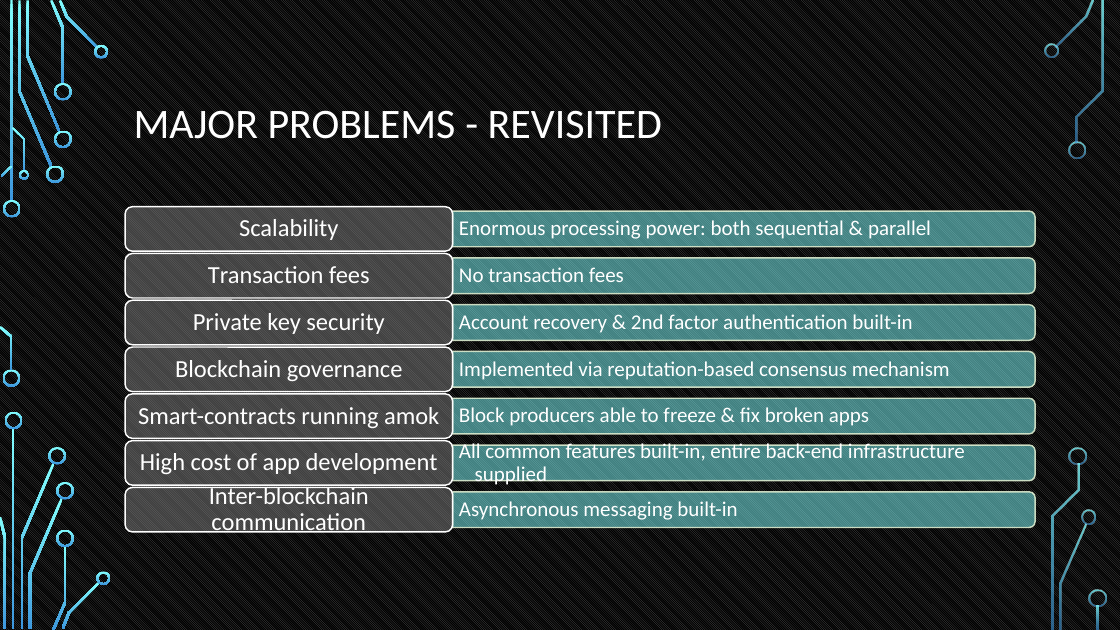
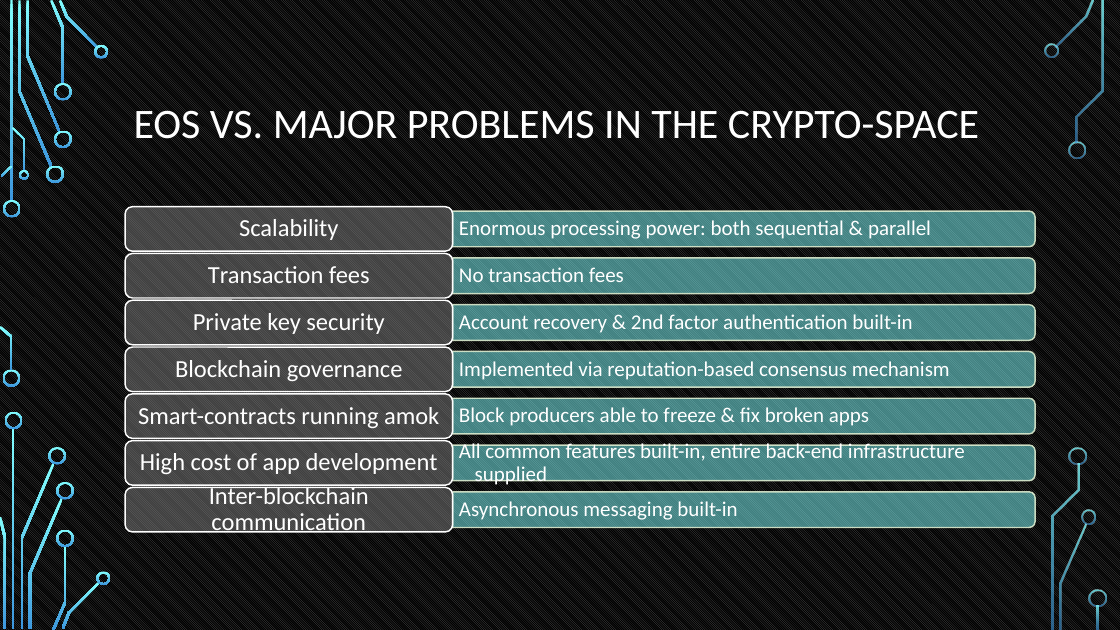
Before and after one commit to tokenika/tokenika.github.io, a slide deck: slide 46 of WarsawBlock(3).pptx (slide 36 before the commit). Drawn at 1120x630 pixels with LibreOffice and Linux fonts; fonts in the diff are those of the drawing; background and template pictures are left out. Boxes give left, top, right and bottom in pixels: in the first picture for what was removed or moved away, otherwise in the second. Text is boxed around its words. In the diff, an @@ line names an element or a change of style, - is before the commit and + after.

```diff
--- a/WarsawBlock(3).pptx
+++ b/WarsawBlock(3).pptx
@@ title at bbox=[134, 110, 979, 139]: text changed @@
-MAJOR PROBLEMS - REVISITED
+EOS VS. MAJOR PROBLEMS IN THE CRYPTO-SPACE
```
Also in this commit, not shown: 21 other slides changed, 1 slide added, 4 other files.
